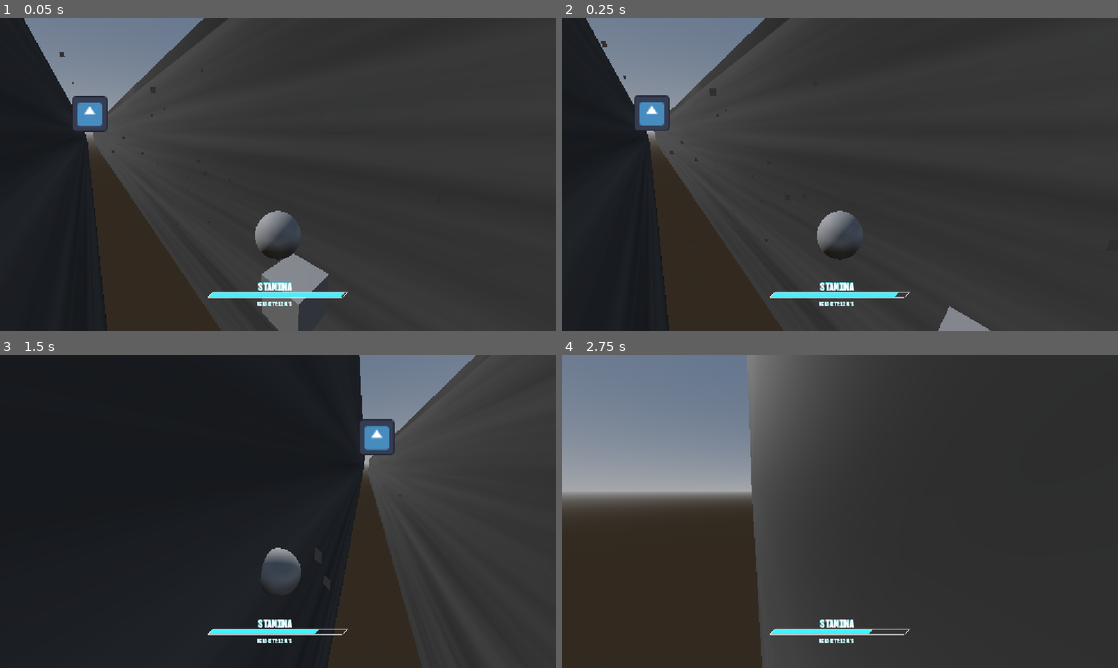
Above: before the commit, frames 1-4 (two rows, left to right).
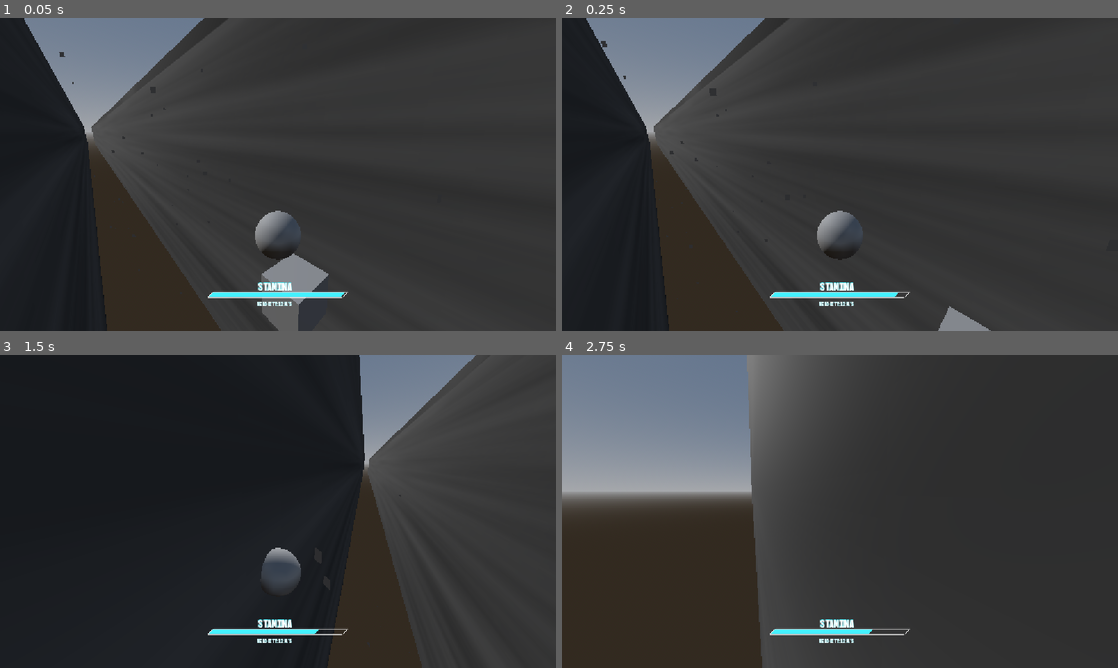
Above: after the commit, the same moments.

Repository: PortalGolem/havenIE2026GameJam
Game: Godot game, scene res://Scenes/andrew_test.tscn
The game is run twice, just before and just after one commit, with the same random seed, the same clock (stepped at 60 frames per second) and the same inputs. This scene is started directly instead of the project's main scene. The engine's default icon, where the game draws it, is replaced by a stand-in: a white triangle on a blue panel in a dark square.
Inputs (mouse positions are in pixels of both pictures, inside the frame that each line leads up to):
- Up to frame 1 (0.05 s): no input
- Up to frame 2 (0.25 s): no input
- Up to frame 3 (1.5 s): move the mouse to (305, 511) at 0.52 s; press the mouse at (305, 511) at 0.53 s; hold W (Forward) from 0.53 s (still down); tap Space (Jump) at 0.77 s; move the mouse to (250, 511) at 1.27 s; release the mouse at (250, 511) at 1.28 s; tap Shift (Dash) at 1.35 s
- Up to frame 4 (2.75 s): keep holding W (Forward); tap Space (Jump) at 1.52 s; move the mouse to (851, 505) at 2.02 s; press the mouse at (851, 505) at 2.03 s

The runs differ from the first frame. In frame 1, 0.7% of the frame differs, in the area x 13-20%, y 24-37%; in frame 2, 0.7%; in frame 3, 0.7%; in frame 4, nothing differs.
Error before the commit: Invalid access to property or key 'enemy_killed' on a base object of type 'null instance'. (res://Scripts/enemy.gd:17)

Commit message:
added death

Diff:
--- a/Objects/death_screen.tscn
+++ b/Objects/death_screen.tscn
@@ -27,7 +27,10 @@
 grow_horizontal = 2
 grow_vertical = 2
 
-[node name="RichTextLabel" type="RichTextLabel" parent="ColorRect/CenterContainer" unique_id=2086085416]
+[node name="VBoxContainer" type="VBoxContainer" parent="ColorRect/CenterContainer" unique_id=1906115622]
+layout_mode = 2
+
+[node name="RichTextLabel" type="RichTextLabel" parent="ColorRect/CenterContainer/VBoxContainer" unique_id=2086085416]
 custom_minimum_size = Vector2(600, 100)
 layout_mode = 2
 theme_override_fonts/normal_font = ExtResource("1_ebx83")
@@ -37,3 +40,14 @@
 fit_content = true
 horizontal_alignment = 1
 vertical_alignment = 1
+
+[node name="RichTextLabel2" type="RichTextLabel" parent="ColorRect/CenterContainer/VBoxContainer" unique_id=1650886507]
+custom_minimum_size = Vector2(600, 100)
+layout_mode = 2
+theme_override_fonts/normal_font = ExtResource("1_ebx83")
+theme_override_font_sizes/normal_font_size = 32
+text = "Press Esc to restart
+"
+fit_content = true
+horizontal_alignment = 1
+vertical_alignment = 1
--- a/Player/PlayerController.gd
+++ b/Player/PlayerController.gd
@@ -39,6 +39,8 @@
 @export var stanima_dash_cost = 10
 @export var stanima_jump_cost = 10
 @export var stanima_regeneration = 3.5
+@export var deathTime:float = 3
+var deathTimer:= 0.0
 var wallX = 0.0
 
 signal enemy_killed(id)
@@ -107,6 +109,8 @@
 		elif event.is_action_pressed("Dash"):
 			dashed = true
 		elif event.is_action_pressed("Settings"):
+			if died:
+				get_tree().change_scene_to_file("res://Scenes/Main.tscn")
 			Input.mouse_mode = Input.MOUSE_MODE_VISIBLE
 
 # Called when the node enters the scene tree for the first time.
@@ -117,6 +121,11 @@
 
 # Called every frame. 'delta' is the elapsed time since the previous frame.
 func _physics_process(delta: float) -> void:
+
+	if died and deathTimer < deathTime:
+		deathTimer += delta
+		$DeathScreen.modulate = Color(255, 255, 255, deathTimer/deathTime)
+		Engine.time_scale = 1 - deathTimer/deathTime
 	#STANIMA CODE
 	stanima += stanima_regeneration * delta
 	$StanimaBar.Stanima = stanima
@@ -275,7 +284,7 @@
 
 	wallCollision = true
 func _playerEnterFloorCollider(floor:Node3D):
-	pass
+	died = true
 
 func findByClass(node: Node, className : String, result : Array) -> void:
 	if node.is_class(className) :
--- a/Scenes/andrew_test.tscn
+++ b/Scenes/andrew_test.tscn
@@ -2,7 +2,6 @@
 
 [ext_resource type="PackedScene" uid="uid://byque4w54oowj" path="res://Player/player.tscn" id="1_qf4af"]
 [ext_resource type="Texture2D" uid="uid://dnbrywea7oakp" path="res://Materials/Textures/Fortress Wall/Fortress_Wall_Color.png" id="2_o24f2"]
-[ext_resource type="PackedScene" uid="uid://cohiqpndtgam" path="res://Objects/Enemy.tscn" id="3_uakvj"]
 
 [sub_resource type="ProceduralSkyMaterial" id="ProceduralSkyMaterial_2m7an"]
 
@@ -27,6 +26,9 @@
 
 [sub_resource type="StandardMaterial3D" id="StandardMaterial3D_uakvj"]
 albedo_texture = ExtResource("2_o24f2")
+
+[sub_resource type="BoxShape3D" id="BoxShape3D_lgp2p"]
+size = Vector3(100, 1, 1000)
 
 [node name="AndrewTest" type="Node3D" unique_id=1684309353]
 
@@ -102,5 +104,9 @@
 material_override = SubResource("StandardMaterial3D_uakvj")
 mesh = SubResource("BoxMesh_lgp2p")
 
-[node name="Enemy" parent="." unique_id=703050472 instance=ExtResource("3_uakvj")]
-transform = Transform3D(1, 0, 0, 0, 1, 0, 0, 0, 1, 1.0086999, 7.7568865, 84.757095)
+[node name="StaticBody3D3" type="StaticBody3D" parent="." unique_id=1157133502]
+transform = Transform3D(1, 0, 0, 0, 1, 0, 0, 0, 1, 0, -22.074902, 0)
+collision_layer = 4
+
+[node name="CollisionShape3D" type="CollisionShape3D" parent="StaticBody3D3" unique_id=1452516593]
+shape = SubResource("BoxShape3D_lgp2p")
